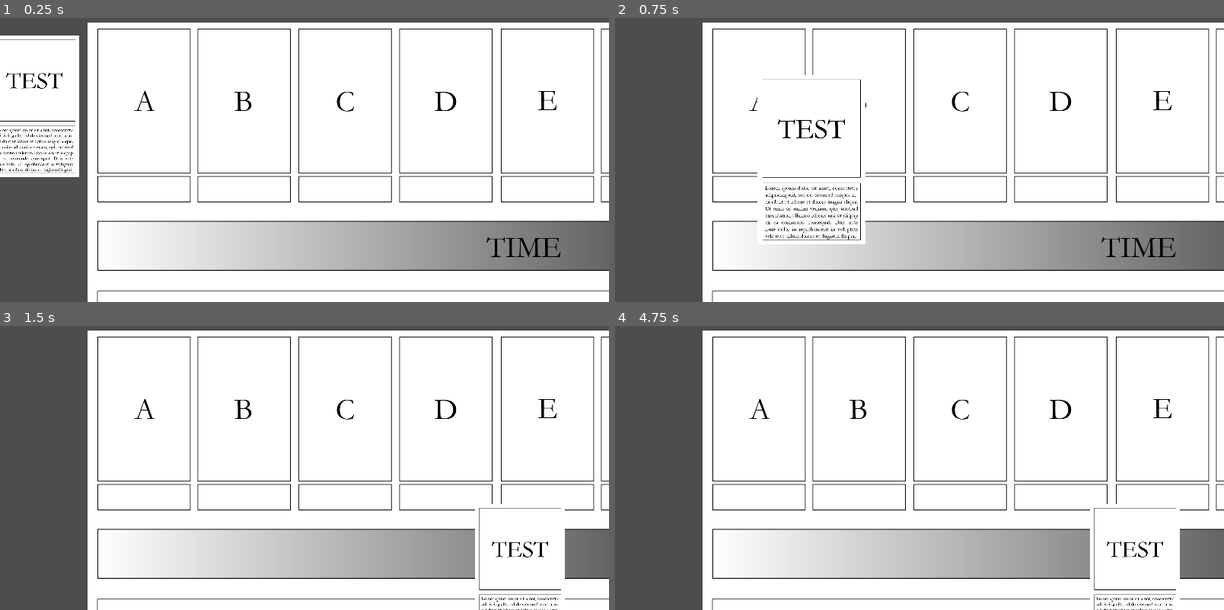
Above: before the commit, frames 1-4 (two rows, left to right).
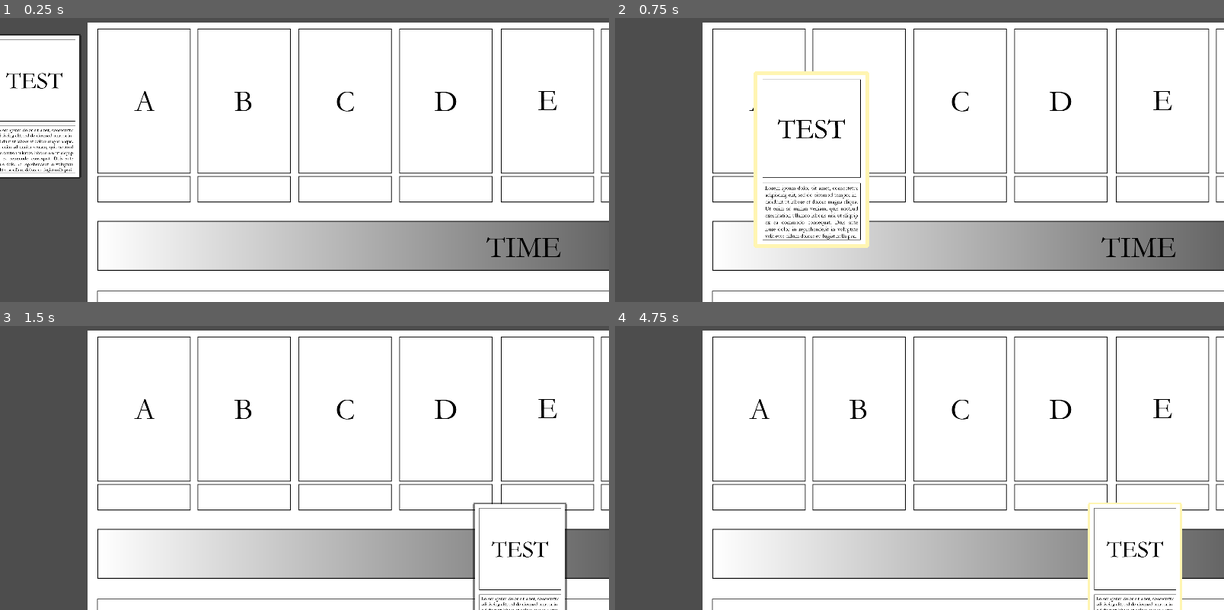
Above: after the commit, the same moments.

Repository: jakabd/BoardGame
Game: Godot game, scene res://Scenes/Main.tscn
The game is run twice, just before and just after one commit, with the same random seed, the same clock (stepped at 60 frames per second) and the same inputs. This scene is started directly instead of the project's main scene.
Inputs (mouse positions are in pixels of both pictures, inside the frame that each line leads up to):
- Up to frame 1 (0.25 s): no input
- Up to frame 2 (0.75 s): tap Enter at 0.5 s; drag from (651, 106) to (1132, 267) at 0.52 s
- Up to frame 3 (1.5 s): drag from (182, 456) to (517, 575) at 1.27 s
- Up to frame 4 (4.75 s): tap Space at 2, 3.5 s; move the mouse to (980, 362) at 2.02 s; click (980, 362) at 2.17 s; tap Enter at 2.75, 4.25 s; drag from (889, 507) to (736, 388) at 2.77 s; move the mouse to (1102, 490) at 3.52 s; click (1102, 490) at 3.67 s; drag from (736, 388) to (1132, 575) at 4.27 s

The runs differ from the first frame. In frame 1, 0.3% of the frame differs, in the area x 0-14%, y 5-57%; in frame 2, 1.2%, in the area x 22-42%, y 18-81%; in frame 3, 0.4%; in frame 4, 0.4%.

Commit message:
Added border highlight and shader.

Diff:
--- a/Scenes/Card.tscn
+++ b/Scenes/Card.tscn
@@ -1,7 +1,17 @@
-[gd_scene load_steps=4 format=3 uid="uid://bkv0derg0i7ua"]
+[gd_scene load_steps=6 format=3 uid="uid://bkv0derg0i7ua"]
 
 [ext_resource type="Script" path="res://Scripts/Card.gd" id="1_02fx7"]
 [ext_resource type="Texture2D" uid="uid://3oeaj6suu65x" path="res://Images/Card.jpg" id="1_3semh"]
+[ext_resource type="Shader" path="res://Shaders/HighlightShader.gdshader" id="2_c2jq7"]
+
+[sub_resource type="ShaderMaterial" id="ShaderMaterial_knn4g"]
+shader = ExtResource("2_c2jq7")
+shader_parameter/color = Color(0, 0, 0, 0.470588)
+shader_parameter/width = 10.0
+shader_parameter/pattern = 1
+shader_parameter/inside = false
+shader_parameter/add_margins = true
+shader_parameter/isHighlighted = false
 
 [sub_resource type="RectangleShape2D" id="RectangleShape2D_nqggl"]
 size = Vector2(286, 445)
@@ -11,9 +21,9 @@
 input_pickable = true
 motion_mode = 1
 script = ExtResource("1_02fx7")
-metadata/_edit_group_ = true
 
 [node name="Texture" type="Sprite2D" parent="."]
+material = SubResource("ShaderMaterial_knn4g")
 scale = Vector2(0.5, 0.5)
 texture = ExtResource("1_3semh")
 
@@ -22,3 +32,5 @@
 shape = SubResource("RectangleShape2D_nqggl")
 
 [connection signal="input_event" from="." to="." method="_on_input_event"]
+[connection signal="mouse_entered" from="." to="." method="_on_mouse_entered"]
+[connection signal="mouse_exited" from="." to="." method="_on_mouse_exited"]
--- a/Scripts/Card.gd
+++ b/Scripts/Card.gd
@@ -35,15 +35,19 @@
 	_isDragging = true
 	_lastMousePos = get_viewport().get_mouse_position()
 	_lastPos = self.get_position()
+	var borderWidth = $Texture.material.get_shader_parameter("width")
+	$Texture.material.set_shader_parameter("width", borderWidth*2)
 	scale = Vector2(_pickUpSize, _pickUpSize)
 
 func StopDrag() -> void:
 	_isDragging = false
+	var borderWidth = $Texture.material.get_shader_parameter("width")
+	$Texture.material.set_shader_parameter("width", borderWidth/2)
 	scale = Vector2(1.0, 1.0)
 
 func _on_mouse_entered():
-	pass # Replace with function body.
+	$Texture.material.set_shader_parameter("color", Vector4(1.0, 0.96, 0.7,1.0))
 
 
 func _on_mouse_exited():
-	pass # Replace with function body.
+	$Texture.material.set_shader_parameter("color", Vector4(0.0, 0.0, 0.0, 0.5))
--- /dev/null
+++ b/Shaders/HighlightShader.gdshader
@@ -0,0 +1,81 @@
+shader_type canvas_item;
+
+uniform vec4 color : source_color = vec4(1.0);
+uniform float width : hint_range(0, 25) = 1.0;
+uniform int pattern : hint_range(0, 2) = 0; // diamond, circle, square
+uniform bool inside = false;
+uniform bool add_margins = true; // only useful when inside is false
+uniform bool isHighlighted = false;
+
+void vertex() {
+	if (add_margins) {
+		VERTEX += (UV * 2.0 - 1.0) * width;
+	}
+}
+
+bool hasContraryNeighbour(vec2 uv, vec2 texture_pixel_size, sampler2D texture) {
+	for (float i = -ceil(width); i <= ceil(width); i++)
+	{
+		float x = abs(i) > width ? width * sign(i) : i;
+		float offset;
+
+		if (pattern == 0)
+		{
+			offset = width - abs(x);
+		}
+		else if (pattern == 1)
+		{
+			offset = floor(sqrt(pow(width + 0.5, 2) - x * x));
+		}
+		else if (pattern == 2)
+		{
+			offset = width;
+		}
+
+		for (float j = -ceil(offset); j <= ceil(offset); j++)
+		{
+			float y = abs(j) > offset ? offset * sign(j) : j;
+			vec2 xy = uv + texture_pixel_size * vec2(x, y);
+
+			if ((xy != clamp(xy, vec2(0.0), vec2(1.0)) || texture(texture, xy).a <= 0.0) == inside)
+			{
+				return true;
+			}
+		}
+	}
+
+	return false;
+}
+
+void fragment()
+{
+
+	vec2 uv = UV;
+
+	if (add_margins)
+	{
+		vec2 texture_pixel_size = vec2(1.0) / (vec2(1.0) / TEXTURE_PIXEL_SIZE + vec2(width * 2.0));
+
+		uv = (uv - texture_pixel_size * width) * TEXTURE_PIXEL_SIZE / texture_pixel_size;
+
+		if (uv != clamp(uv, vec2(0.0), vec2(1.0)))
+		{
+			COLOR.a = 0.0;
+		}
+		else
+		{
+			COLOR = texture(TEXTURE, uv);
+		}
+	}
+	else
+	{
+		COLOR = texture(TEXTURE, uv);
+	}
+
+	if ((COLOR.a > 0.0) == inside && hasContraryNeighbour(uv, TEXTURE_PIXEL_SIZE, TEXTURE))
+	{
+		COLOR.rgb = inside ? mix(COLOR.rgb, color.rgb, color.a) : color.rgb;
+		COLOR.a += (1.0 - COLOR.a) * color.a;
+	}
+
+}
